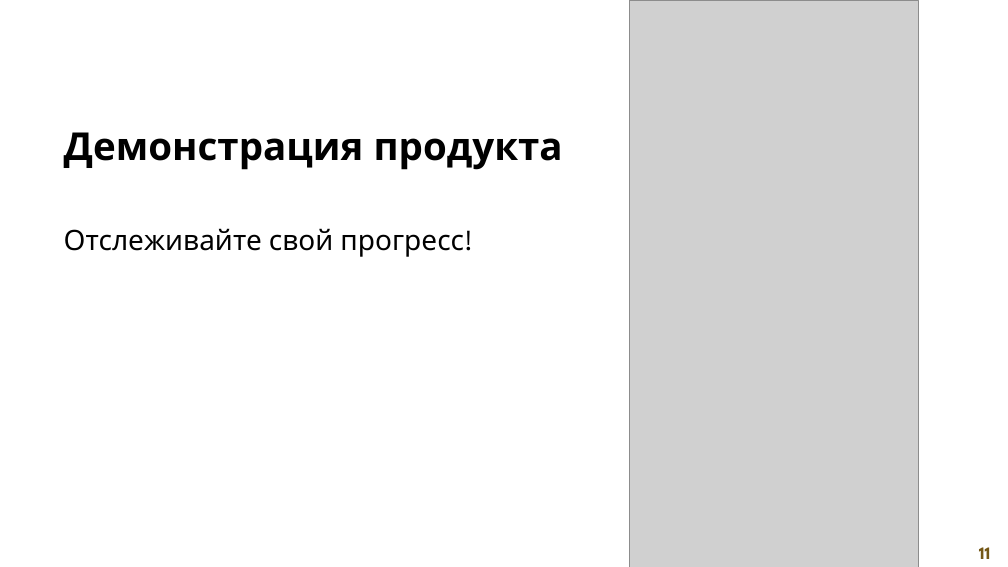
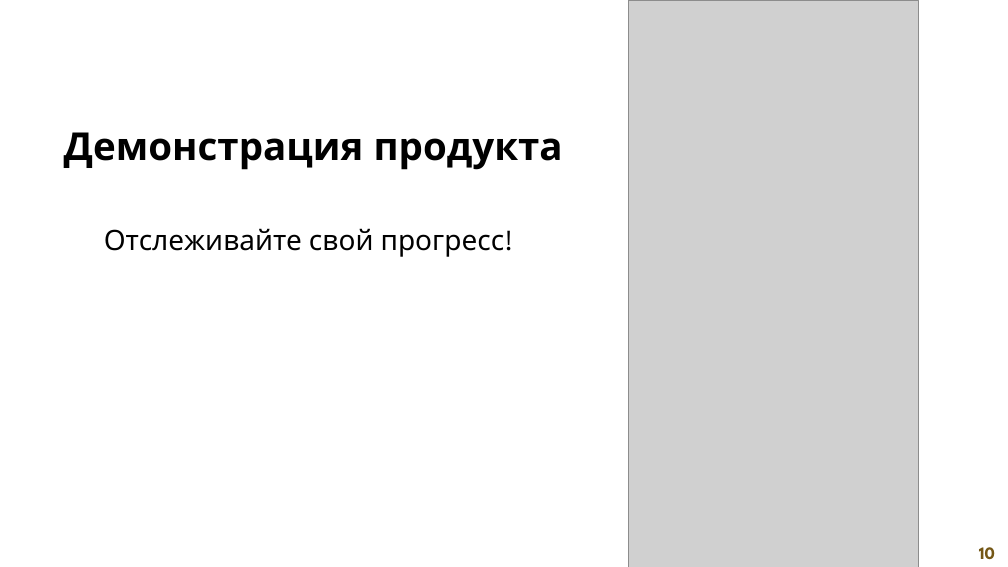
Before and after one commit to SanyaElis/ConfectioneryCostTracker, a slide deck: slide 10 of documentation/Презентация продукта.pptx (slide 11 before the commit). Drawn at 1008x567 pixels with LibreOffice and Linux fonts; fonts in the diff are those of the drawing; grey boxes stand for pictures. Boxes give left, top, right and bottom in pixels: in the first picture for what was removed or moved away, otherwise in the second. Text is boxed around its words. In the diff, an @@ line names an element or a change of style, - is before the commit and + after.

```diff
--- a/documentation/Презентация продукта.pptx
+++ b/documentation/Презентация продукта.pptx
@@ text "Отслеживайте свой прогресс!" at <box>104,228,505,257</box>: alignment left to centre @@
@@ text at <box>979,547,995,559</box>: text changed @@
-11
+10
```
Also in this commit, not shown: 13 other slides changed, 1 slide removed, 1 other file.
